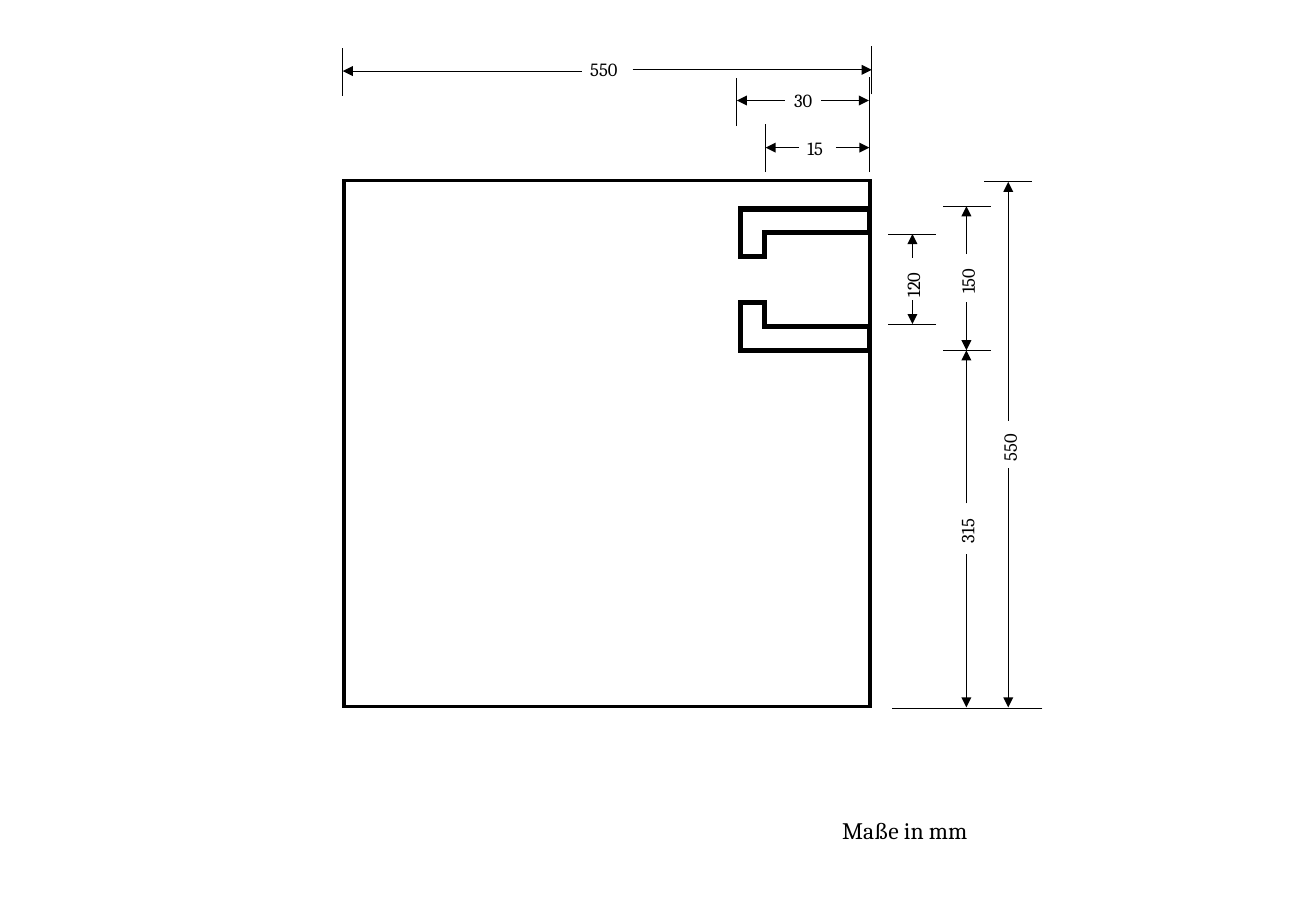
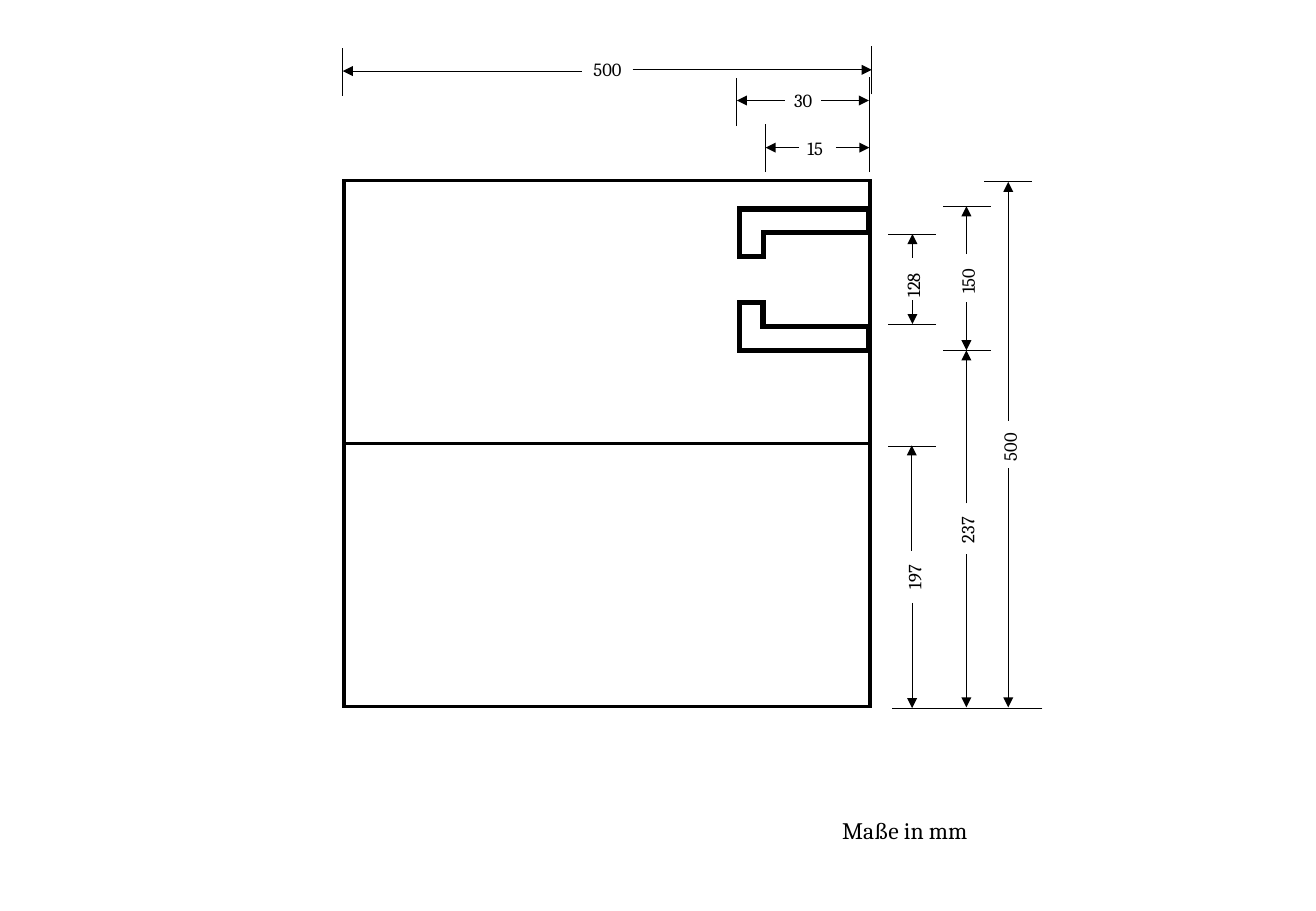
Before and after one commit to Brias/Photo-Booth, a slide deck: slide 1 of thesis/photobooth_sketch_sideview.pptx. Drawn at 1316x911 pixels with LibreOffice and Linux fonts; fonts in the diff are those of the drawing. Boxes give left, top, right and bottom in pixels: in the first picture for what was removed or moved away, otherwise in the second. Text is boxed around its words. In the diff, an @@ line names an element or a change of style, - is before the commit and + after.

```diff
--- a/thesis/photobooth_sketch_sideview.pptx
+++ b/thesis/photobooth_sketch_sideview.pptx
@@ text at <box>593,63,621,76</box>: text changed @@
-550
+500
@@ text at <box>901,275,925,297</box>: text changed @@
-120
+128
@@ line added from (870, 444) to (344, 444), #000000 2 pt @@
@@ line added from (936, 446) to (888, 446), #000000 0.5 pt @@
@@ arrow added from (913, 550) to (913, 446), #000000 0.5 pt @@
@@ text at <box>997,435,1021,461</box>: text changed @@
-550
+500
@@ text at <box>955,519,979,543</box>: text changed @@
-315
+237
@@ text added at <box>902,567,926,589</box>, 11 pt, text #000000 @@
+197
@@ arrow added from (913, 603) to (913, 708), #000000 0.5 pt @@
```
Also in this commit, not shown: 55 other files.
